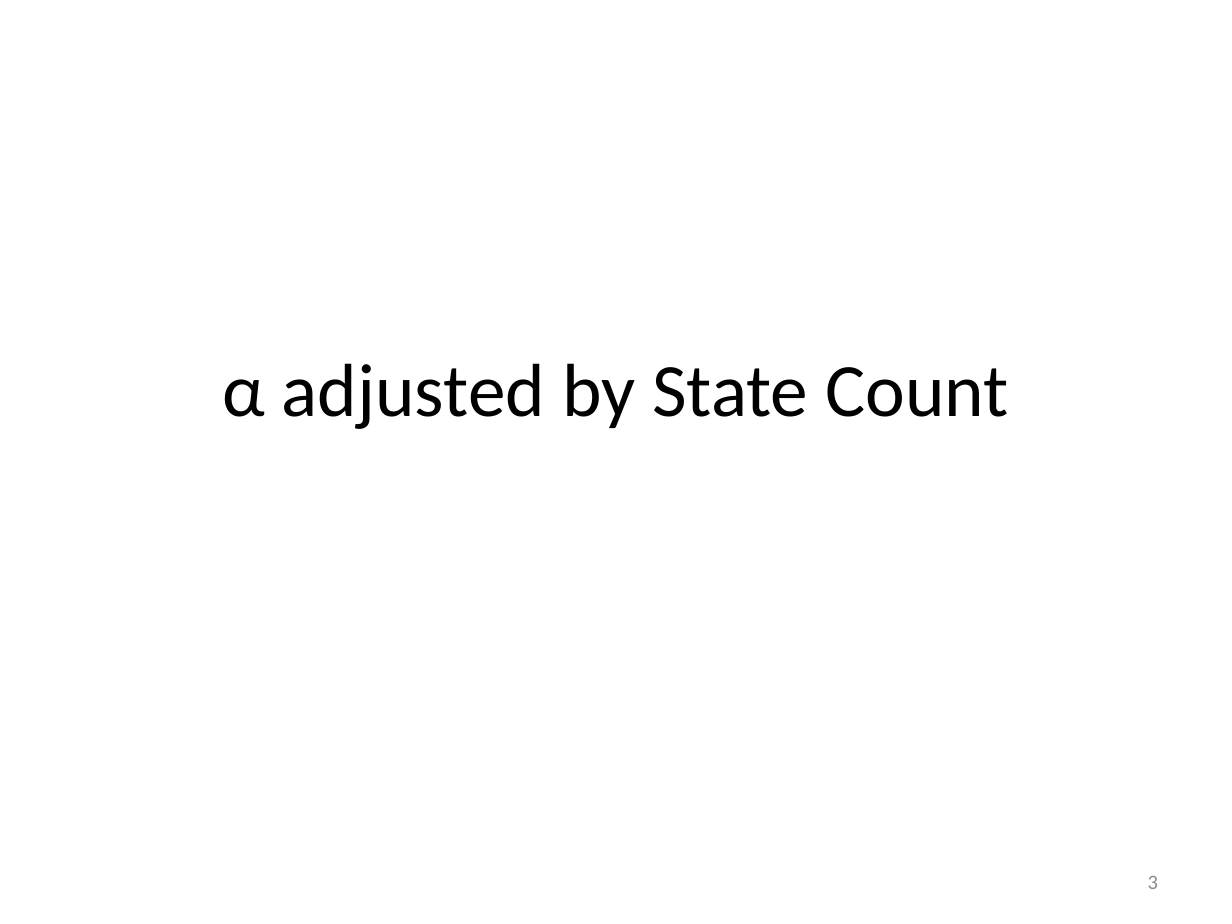
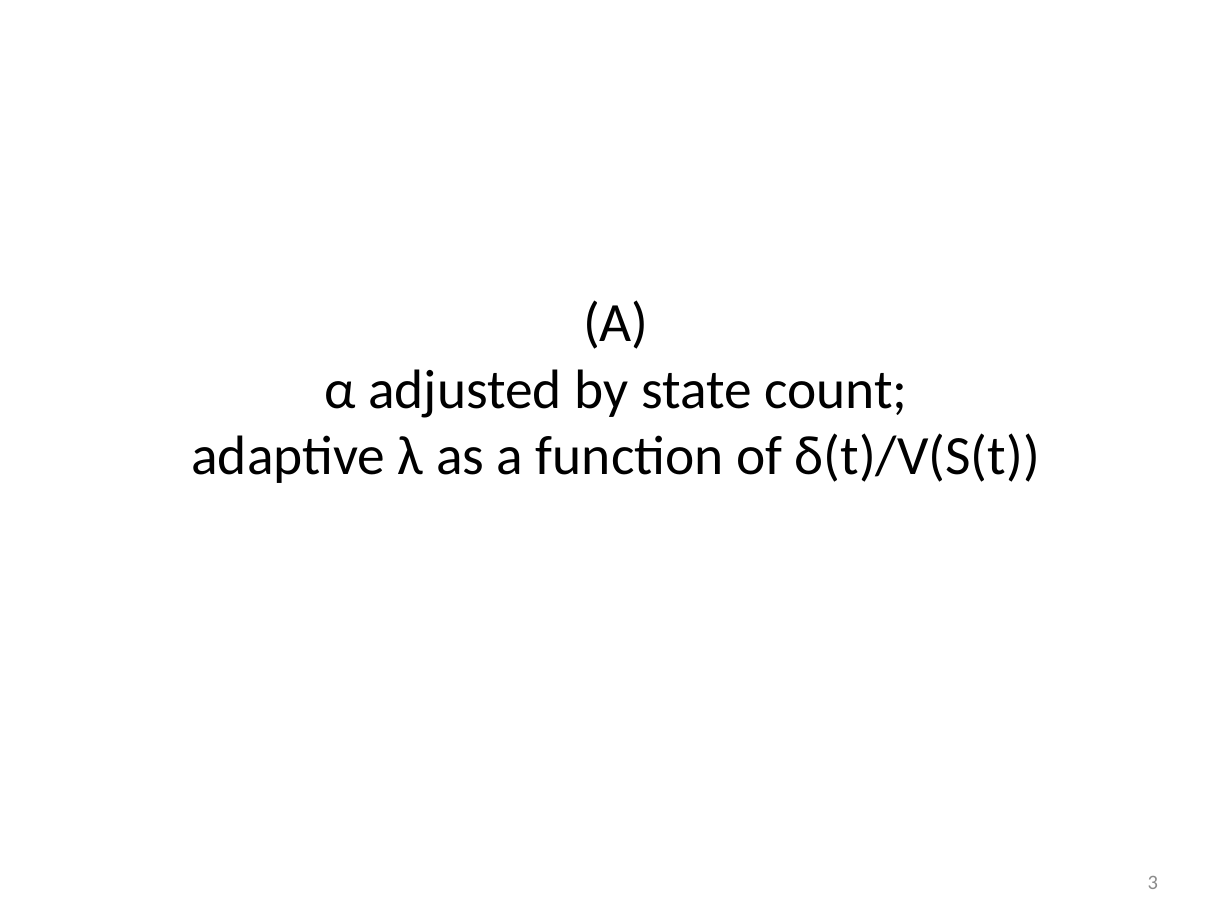
Before and after one commit to mastropi/RL, a slide deck: slide 3 of RL-001-MemoryManagement/results/202005May20-TestsTDLambda&AdaptiveTDLambda-1DGridworld.pptx. Drawn at 1232x924 pixels with LibreOffice and Linux fonts; fonts in the diff are those of the drawing. Boxes give left, top, right and bottom in pixels: in the first picture for what was removed or moved away, otherwise in the second. Text is boxed around its words. In the diff, an @@ line names an element or a change of style, - is before the commit and + after.

Commit message:
Definition of state-dependent lambda as a function of delta(t) relative to the average state value function
In addition:
- Updated the violinplot with better documentation and improved customization.
- Stored results as pickle and png files.
- Updated PPT with main results.

```diff
--- a/RL-001-MemoryManagement/results/202005May20-TestsTDLambda&AdaptiveTDLambda-1DGridworld.pptx
+++ b/RL-001-MemoryManagement/results/202005May20-TestsTDLambda&AdaptiveTDLambda-1DGridworld.pptx
@@ title at [191, 300, 1040, 483]: text changed; size 44 to 32.4 pt @@
-α adjusted by State Count
+(A)
+α adjusted by state count;
+adaptive λ as a function of δ(t)/V(S(t))
```
Also in this commit, not shown: 11 other slides changed, 11 slides added, 42 other files.
